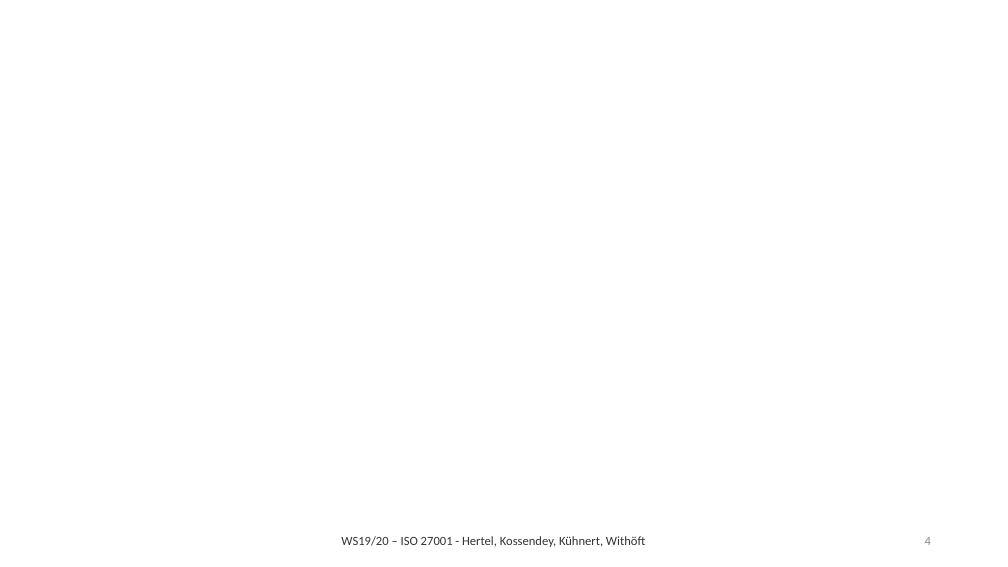
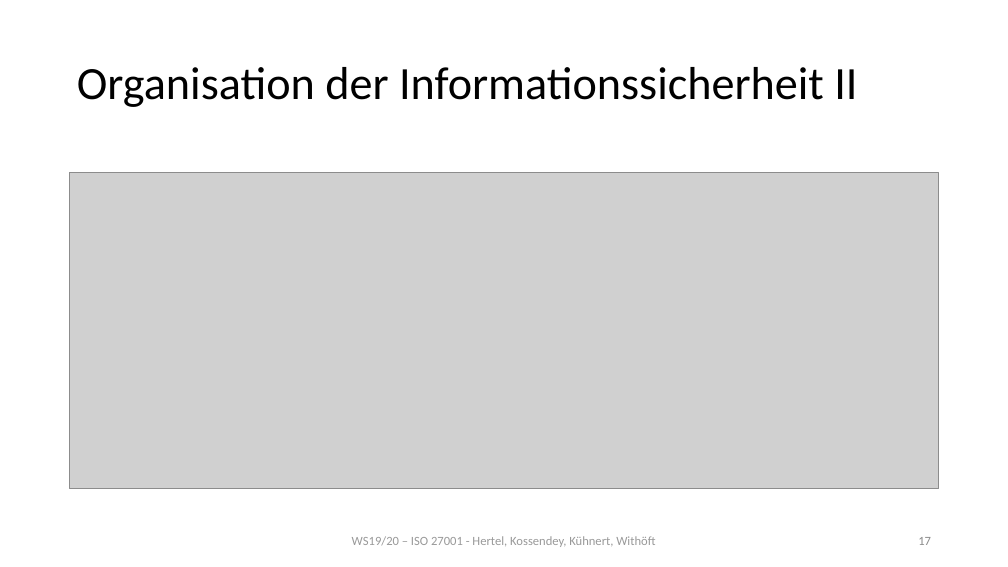
Before and after one commit to mwithoeft/SicherheitUndZuverlaessigkeit, a slide deck: slide 17 of merged.pptx (slide 4 before the commit). Drawn at 1008x567 pixels with LibreOffice and Linux fonts; fonts in the diff are those of the drawing; grey boxes stand for pictures. Boxes give left, top, right and bottom in pixels: in the first picture for what was removed or moved away, otherwise in the second. Text is boxed around its words. In the diff, an @@ line names an element or a change of style, - is before the commit and + after.

```diff
--- a/merged.pptx
+++ b/merged.pptx
@@ title added at (x1=77, y1=67, x2=857, y2=107), 44 pt, text #000000 @@
+Organisation der Informationssicherheit II
@@ picture added at (x1=70, y1=172, x2=939, y2=488) @@
@@ text "WS19/20 – ISO 27001 - ..." at (x1=352, y1=536, x2=655, y2=547): text colour #000000 at 80% opacity to #808080 at 80% opacity; alignment left to centre @@
@@ page number at (x1=918, y1=537, x2=931, y2=545): text changed @@
-4
+17
```
Also in this commit, not shown: 3 other slides changed, 27 slides added.
